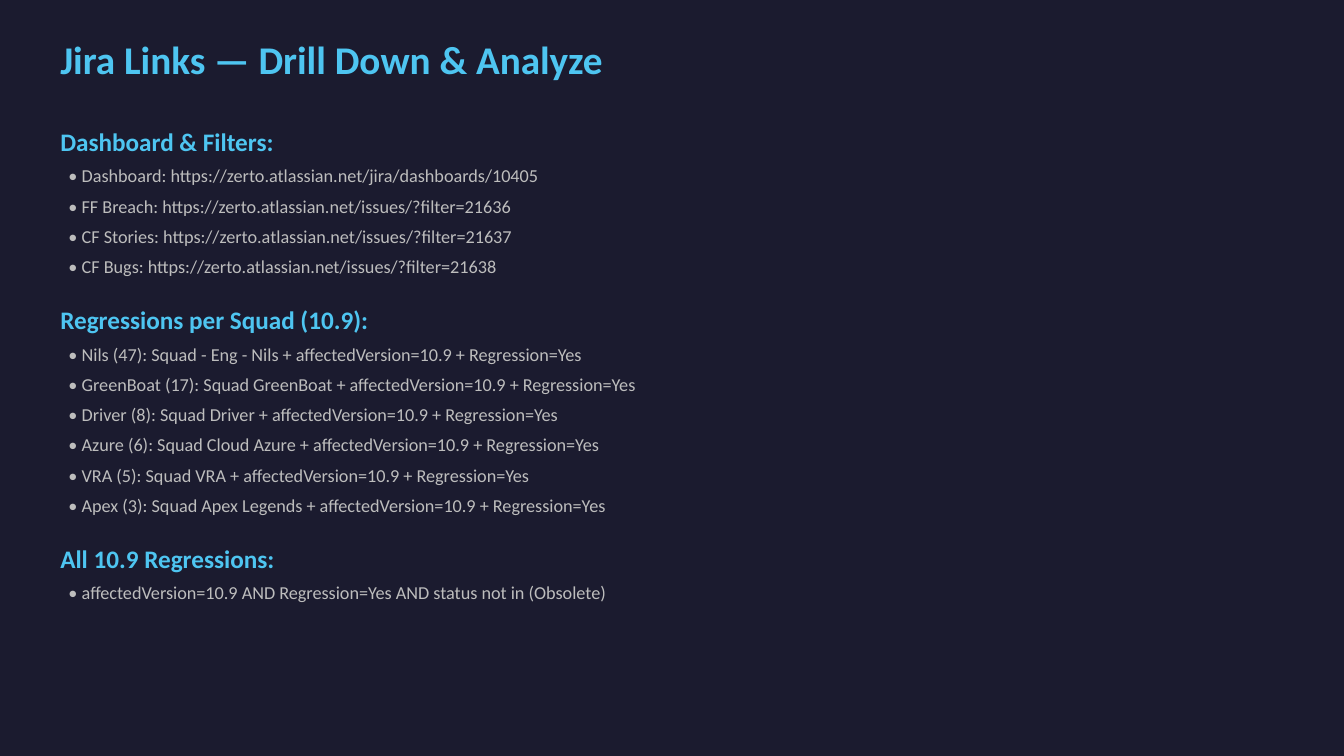
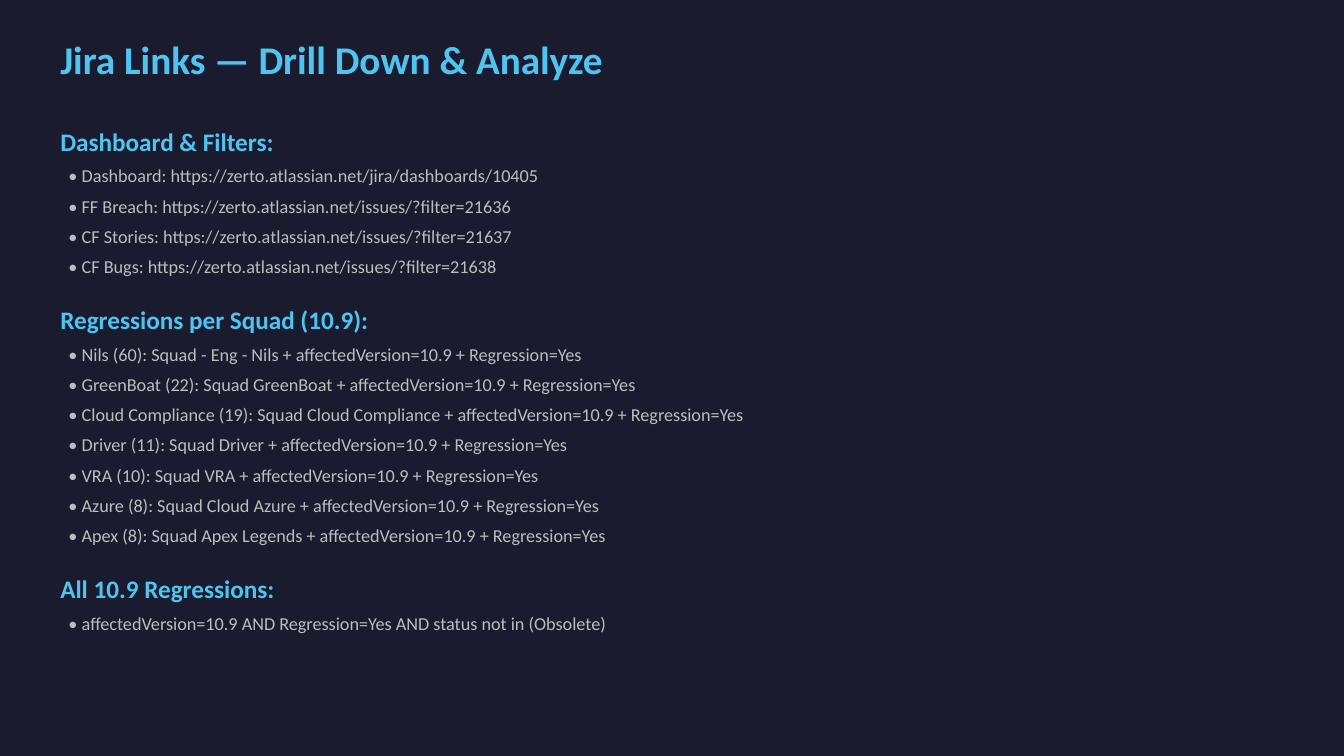
Before and after one commit to sandra-biton/retro, a slide deck: slide 25 of retro_109_presentation.pptx. Drawn at 1344x756 pixels with LibreOffice and Linux fonts; fonts in the diff are those of the drawing. Boxes give left, top, right and bottom in pixels: in the first picture for what was removed or moved away, otherwise in the second. Text is boxed around its words. In the diff, an @@ line names an element or a change of style, - is before the commit and + after.

```diff
--- a/retro_109_presentation.pptx
+++ b/retro_109_presentation.pptx
@@ text at bbox=[82, 348, 743, 545]: text changed @@
-• Nils (47): Squad - Eng - Nils + affectedVersion=10.9 + Regression=Yes
-• GreenBoat (17): Squad GreenBoat + affectedVersion=10.9 + Regression=Yes
-• Driver (8): Squad Driver + affectedVersion=10.9 + Regression=Yes
-• Azure (6): Squad Cloud Azure + affectedVersion=10.9 + Regression=Yes
-• VRA (5): Squad VRA + affectedVersion=10.9 + Regression=Yes
-• Apex (3): Squad Apex Legends + affectedVersion=10.9 + Regression=Yes
+• Nils (60): Squad - Eng - Nils + affectedVersion=10.9 + Regression=Yes
+• GreenBoat (22): Squad GreenBoat + affectedVersion=10.9 + Regression=Yes
+• Cloud Compliance (19): Squad Cloud Compliance + affectedVersion=10.9 + Regression=Yes
+• Driver (11): Squad Driver + affectedVersion=10.9 + Regression=Yes
+• VRA (10): Squad VRA + affectedVersion=10.9 + Regression=Yes
+• Azure (8): Squad Cloud Azure + affectedVersion=10.9 + Regression=Yes
+• Apex (8): Squad Apex Legends + affectedVersion=10.9 + Regression=Yes
```
Also in this commit, not shown: 10 other slides changed, 1 other file.
